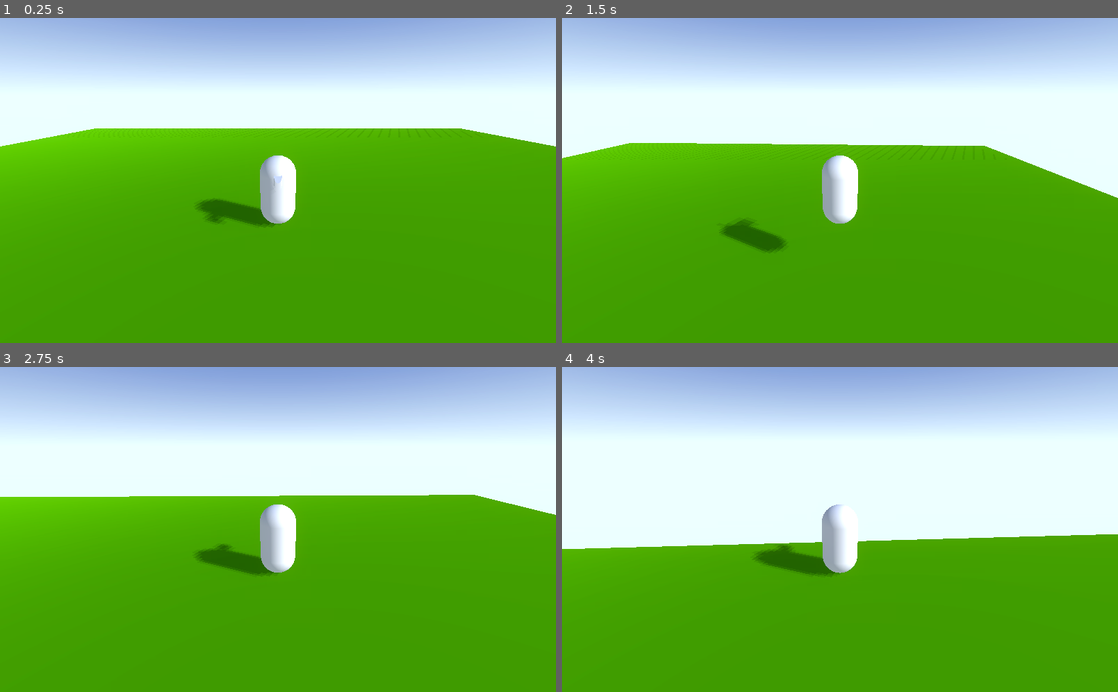
Above: before the commit, frames 1-4 (two rows, left to right).
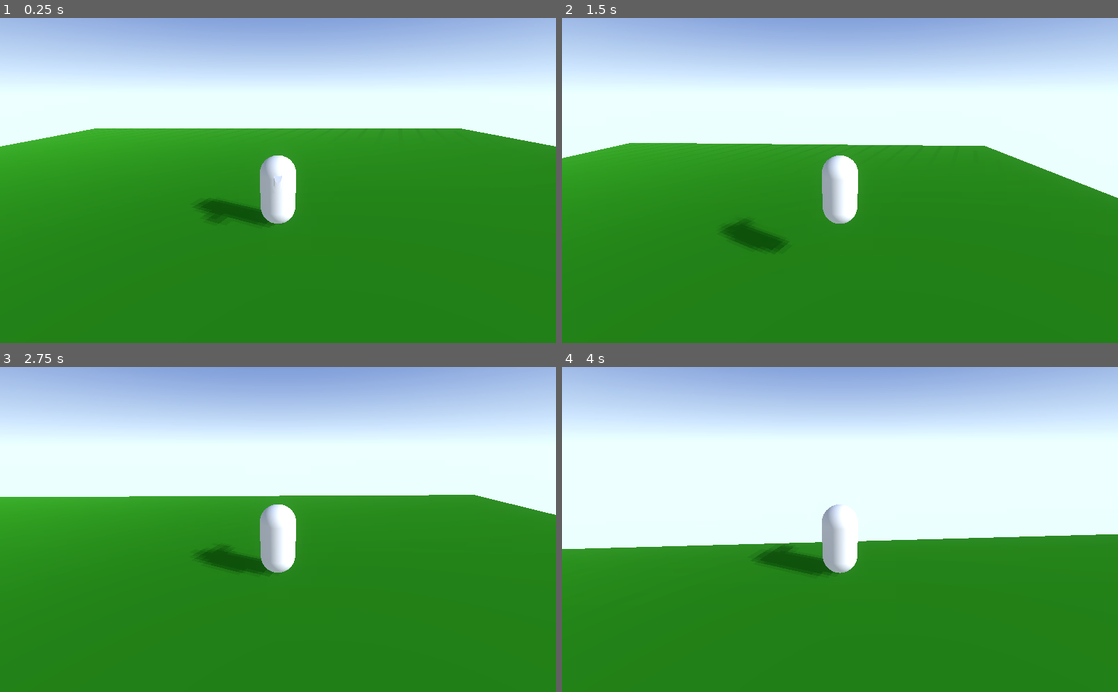
Above: after the commit, the same moments.

Repository: cjgladback/Thatched
Game: Godot game, scene res://Scenes/Level.tscn
The game is run twice, just before and just after one commit, with the same random seed, the same clock (stepped at 60 frames per second) and the same inputs.
Inputs (mouse positions are in pixels of both pictures, inside the frame that each line leads up to):
- Up to frame 1 (0.25 s): no input
- Up to frame 2 (1.5 s): tap Enter at 0.5 s; move the mouse to (962, 164) at 0.52 s; press the mouse at (962, 164) at 0.53 s; hold D (right) 0.53-1.28 s; tap Space (jump) at 0.77 s; move the mouse to (812, 180) at 1.27 s; release the mouse at (812, 180) at 1.28 s; hold W (forward) from 1.28 s (still down); click (812, 180) at 1.35 s
- Up to frame 3 (2.75 s): keep holding W (forward); tap Space (jump) at 1.52 s; move the mouse to (289, 523) at 2.02 s; press the mouse at (289, 523) at 2.03 s
- Up to frame 4 (4 s): keep holding W (forward); move the mouse to (834, 536) at 2.77 s; release the mouse at (834, 536) at 2.78 s; click (834, 536) at 2.85 s; tap Space (jump) at 3.02, 3.77 s; move the mouse to (878, 532) at 3.52 s; press the mouse at (878, 532) at 3.53 s

The runs differ from the first frame. In frame 1, 63% of the frame differs, in the area x 0-100%, y 33-100%; in frame 2, 57%; in frame 3, 58%; in frame 4, 45%.

Commit message:
Monday night lights
Where we leave off today, with some minor changes to lights settings.

Diff:
--- a/ThatchedGame/Scenes/Level.tscn
+++ b/ThatchedGame/Scenes/Level.tscn
@@ -27,3 +27,9 @@
 light_energy = 0.8
 shadow_enabled = true
 shadow_color = Color( 0.28, 0.28, 0.28, 1 )
+directional_shadow_split_1 = 0.075
+directional_shadow_split_2 = 0.15
+directional_shadow_split_3 = 0.3
+directional_shadow_blend_splits = true
+directional_shadow_normal_bias = 1.0
+directional_shadow_bias_split_scale = 0.188
--- a/ThatchedGame/assets/colliderSquareBig.tscn
+++ b/ThatchedGame/assets/colliderSquareBig.tscn
@@ -4,7 +4,7 @@
 extents = Vector3( 20, 0.5, 20 )
 
 [sub_resource type="SpatialMaterial" id=3]
-albedo_color = Color( 0.35695, 0.59, 0.1239, 1 )
+albedo_color = Color( 0.24576, 0.48, 0.1872, 1 )
 
 [sub_resource type="QuadMesh" id=2]
 material = SubResource( 3 )
--- a/ThatchedGame/default_env.tres
+++ b/ThatchedGame/default_env.tres
@@ -17,8 +17,8 @@
 background_mode = 2
 background_sky = SubResource( 1 )
 ambient_light_color = Color( 0.501961, 0.501961, 0.501961, 1 )
-ambient_light_energy = 0.9
-ambient_light_sky_contribution = 0.5
+ambient_light_energy = 0.95
+ambient_light_sky_contribution = 0.4
 glow_enabled = true
 glow_intensity = 1.0
 glow_strength = 0.8
